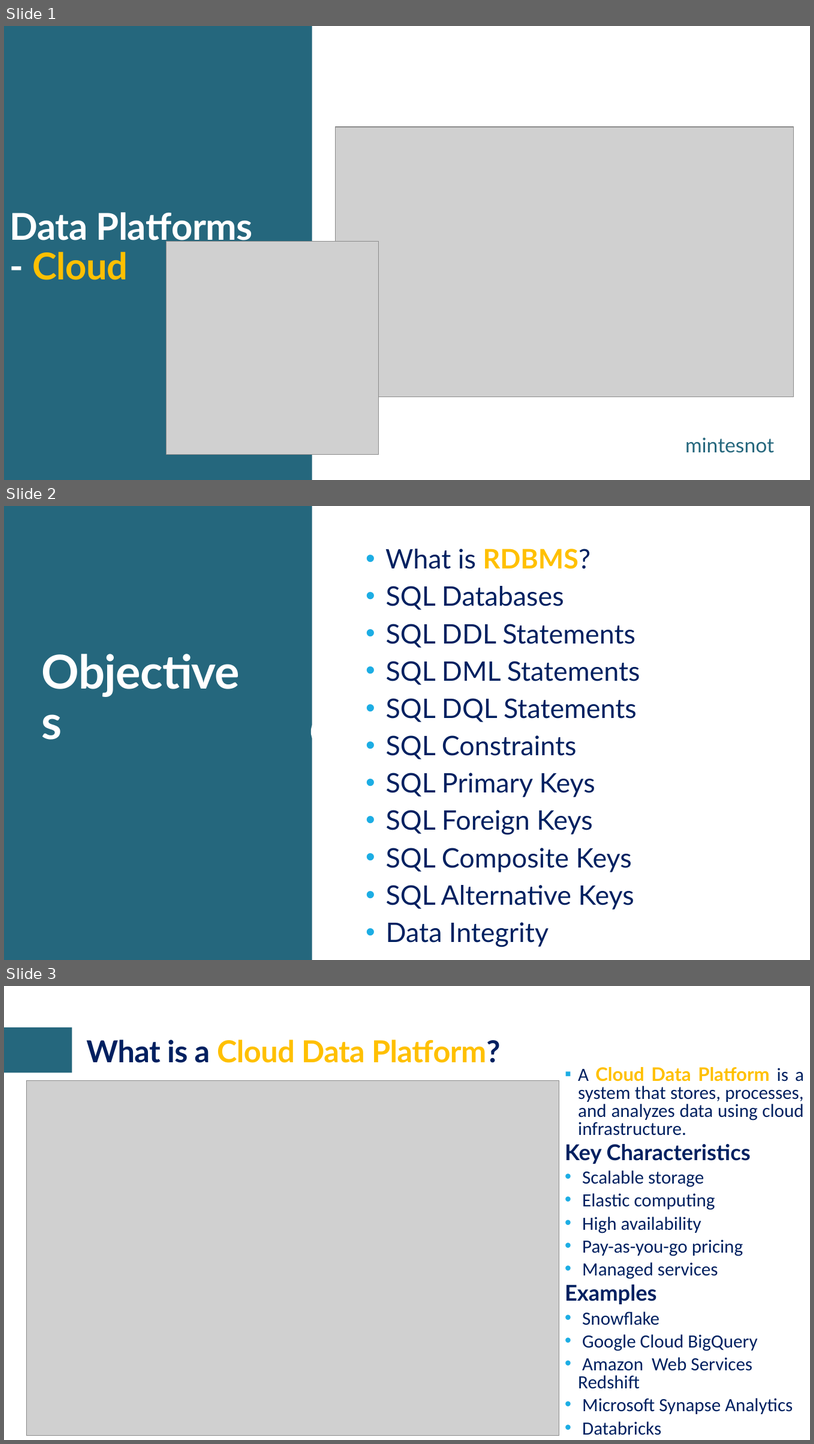
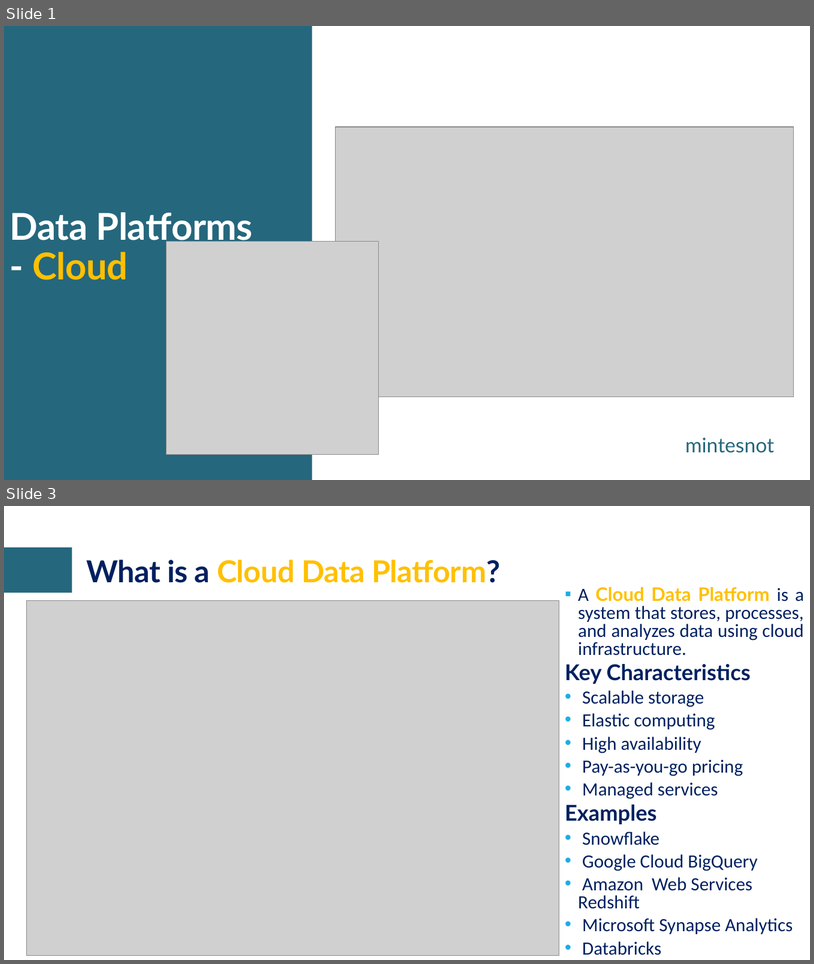
Before and after one commit to craftmulesoft/DataEngineering, a slide deck: Module 3 - Cloud Warehousing & Data Transformation/Cloud Data Platforms & Date Warehousing.pptx. Shown one above the other, each under a label of ours: slides 1, 2 and 3 before the commit, slides 1 and 3 after it; the slides between them are not shown. The pictures are 814x1444 and 814x964 pixels, drawn with LibreOffice and Linux fonts; fonts in the diff are those of the drawing; grey boxes stand for pictures; background and template pictures are left out. Boxes give left, top, right and bottom in pixels: in the first picture for what was removed or moved away, otherwise in the second. Text is boxed around its words. In the diff, an @@ line names an element or a change of style, - is before the commit and + after.

Commit message:
Data Engineering Acclerated Program

```diff
--- a/Module 3 - Cloud Warehousing & Data Transformation/Cloud Data Platforms & Date Warehousing.pptx
+++ b/Module 3 - Cloud Warehousing & Data Transformation/Cloud Data Platforms & Date Warehousing.pptx
@@ slide 2 removed at <box>4,506,810,960</box>, background #FFFFFF; not listed: 1 template element that a slide beside it also shows @@
@@ text removed at <box>386,549,641,947</box> @@
-• What is RDBMS?
-• SQL Databases
-• SQL DDL Statements
-• SQL DML Statements
-• SQL DQL Statements
-• SQL Constraints
-• SQL Primary Keys
-• SQL Foreign Keys
-• SQL Composite Keys
-• SQL Alternative Keys
-• Data Integrity
@@ text removed at <box>35,681,256,752</box> @@
-Objectives
@@ freeform shape removed at <box>311,714,349,750</box> @@
@@ freeform shape removed at <box>328,723,332,726</box> @@
@@ freeform shape removed at <box>329,729,331,741</box> @@
```
Also in this commit, not shown: 3 slides added.
